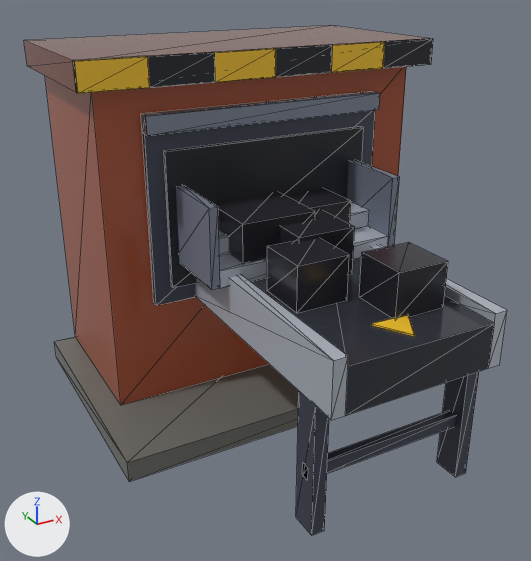
Before and after pictures for a commit that changed the glTF model assets/managed-models/engine-room/coal-quay/coal-quay.glb.
The view is the same before and after, from a 50 mm lens placed at (-0.823, -1.394, 1.042), pointed at (-0.06, -0.008, 0.348). Arrows for +X, +Y and +Z are at lower left; the lights stay in place. The picture after the commit comes second. Mesh edges are drawn as thin lines. Vertices at exactly the same position are counted once.

Script lines for the objects in view, before the commit:
```python
me_coal_quay = bpy.data.meshes.new('coal-quay')
me_coal_quay.from_pydata(...)  # 192 vertices, 332 faces; spans x -0.46..0.46, y -0.5..0.5, z 0.0..0.86
me_coal_quay.materials.append(mat_m_coal_quay)
ob_coal_quay = bpy.data.objects.new('coal-quay', me_coal_quay)
ob_coal_quay.location = (0.0, 0.0, 0.0)
```
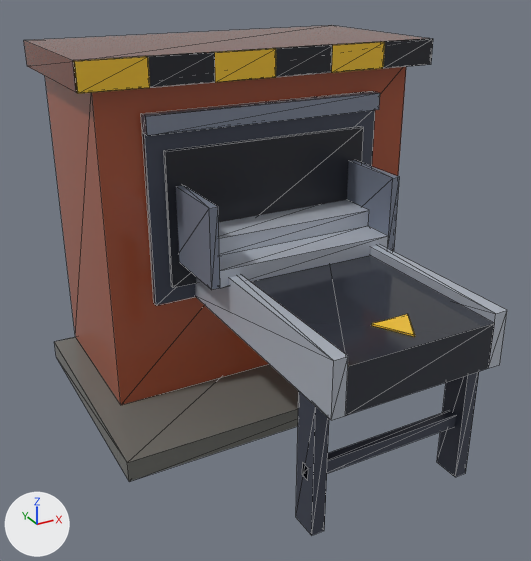
Changed parts and their boxes (x1, y1, x2, y2) in the pictures (531 x 561 px):
part 1 of me_coal_quay, deleted: before (280, 210, 355, 274)
part 2 of me_coal_quay, deleted: before (267, 238, 349, 313)
part 3 of me_coal_quay, deleted: before (213, 192, 315, 264)
part 4 of me_coal_quay, deleted: before (359, 242, 448, 319)
part 5 of me_coal_quay, deleted: before (285, 189, 351, 224)

The change in detail:
me_coal_quay is used by ob_coal_quay; location (0.0, 0.0, 0.0).
me_coal_quay had 192 vertices, 332 faces and spanned x -0.46..0.46, y -0.5..0.5, z 0.0..0.86.
me_coal_quay now has 152 vertices, 272 faces and spans x -0.46..0.46, y -0.5..0.5, z 0.0..0.86.
me_coal_quay part 1: the loose piece of 8 vertices spanning x -0.07..0.07, y -0.17..-0.03, z 0.4..0.51 is deleted.
me_coal_quay part 2: the loose piece of 8 vertices spanning x -0.14..-0.02, y -0.28..-0.16, z 0.4..0.5 is deleted.
me_coal_quay part 3: the loose piece of 8 vertices spanning x -0.16..0.02, y -0.09..0.09, z 0.4..0.53 is deleted.
me_coal_quay part 4: the loose piece of 8 vertices spanning x 0.01..0.13, y -0.4..-0.28, z 0.4..0.5 is deleted.
me_coal_quay part 5: the loose piece of 8 vertices spanning x -0.01..0.15, y -0.04..0.12, z 0.4..0.52 is deleted.
